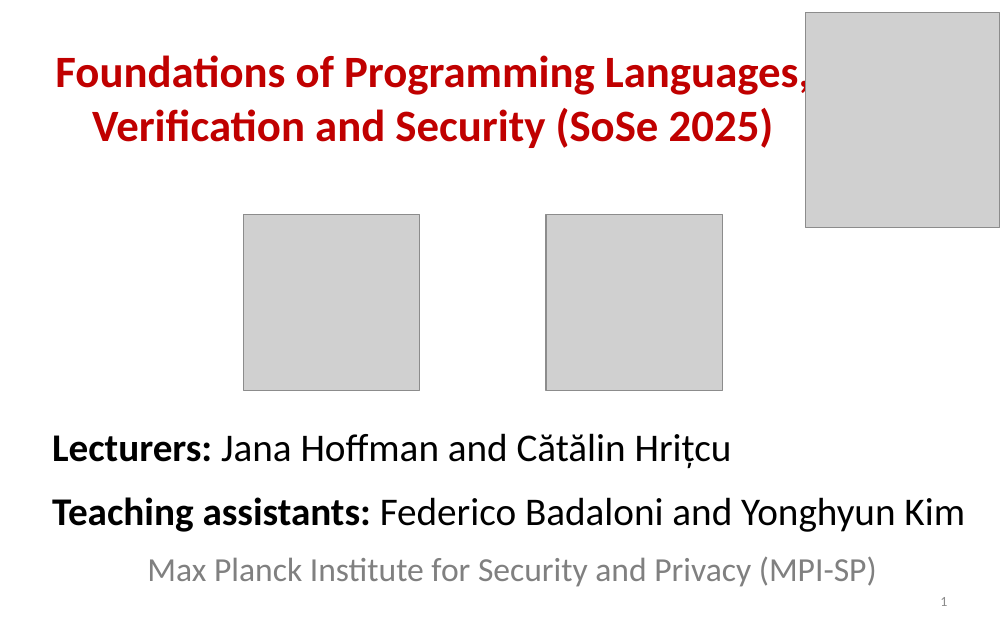
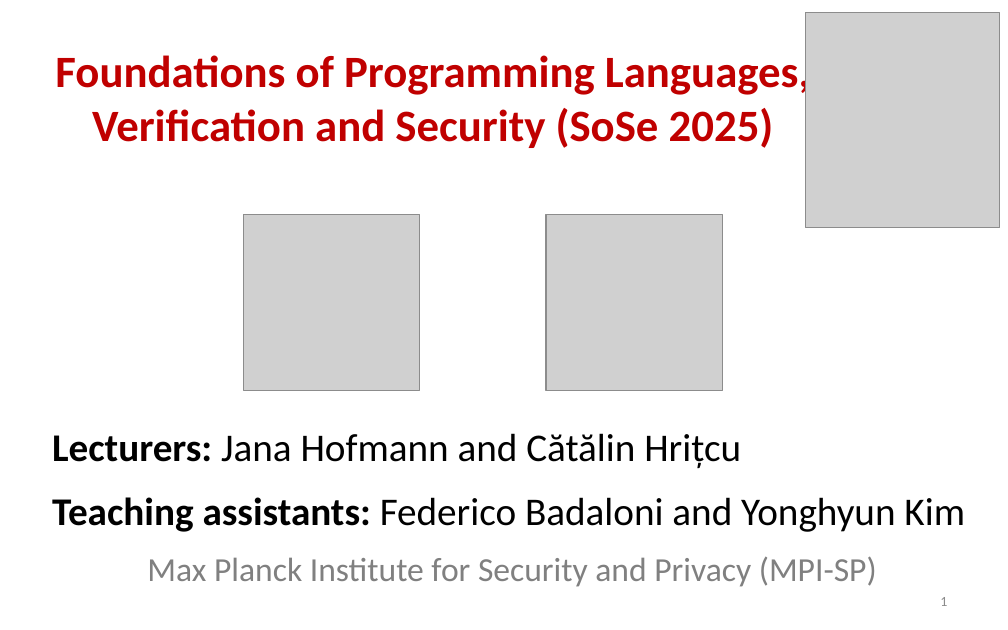
Before and after one commit to mpi-sp-foe-2025/mpi-sp-foe-2025.github.io, a slide deck: slide 1 of slides-by-us/Intro-FoE-2025.pptx. Drawn at 1008x630 pixels with LibreOffice and Linux fonts; fonts in the diff are those of the drawing; grey boxes stand for pictures. Boxes give left, top, right and bottom in pixels: in the first picture for what was removed or moved away, otherwise in the second. Text is boxed around its words. In the diff, an @@ line names an element or a change of style, - is before the commit and + after.

Commit message:
Fixed Jana's name

```diff
--- a/slides-by-us/Intro-FoE-2025.pptx
+++ b/slides-by-us/Intro-FoE-2025.pptx
@@ subtitle at [52, 433, 741, 468]: text changed @@
-Lecturers: Jana Hoffman and Cătălin Hrițcu
+Lecturers: Jana Hofmann and Cătălin Hrițcu
```
Also in this commit, not shown: 1 other slide changed, 1 other file.
